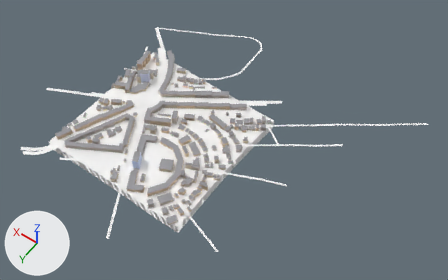
Before and after pictures for a commit that changed the glTF model public/tiles/1/-4_-5.glb.
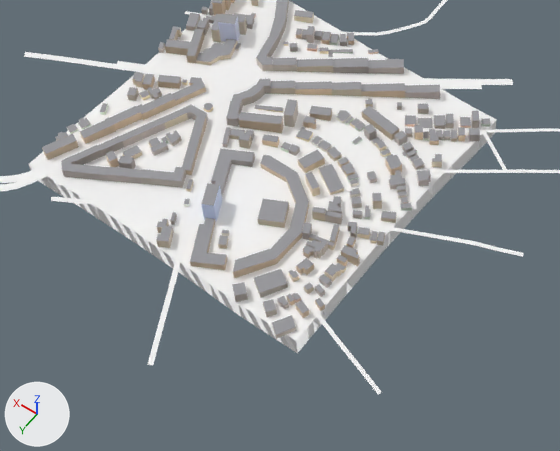
There are two pictures of each version: one whole from a camera (50 mm lens) standing at (-2678.0, 3214.0, 1644.0) and looking at (-1966.0, 2217.0, 77.0), one close up on the part from 8% to 68% of the width and 22% to 100% of the height. Every picture has the same lights, and +X, +Y and +Z are marked at lower left. The older version's two pictures come first. Where no turn or scale is listed for an object, it has been applied to the vertices. Vertices at exactly the same position are counted once.

Objects in the first close-up: 't1_-4_-5'.
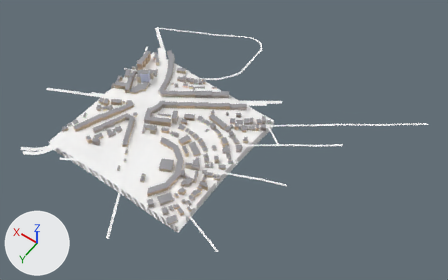
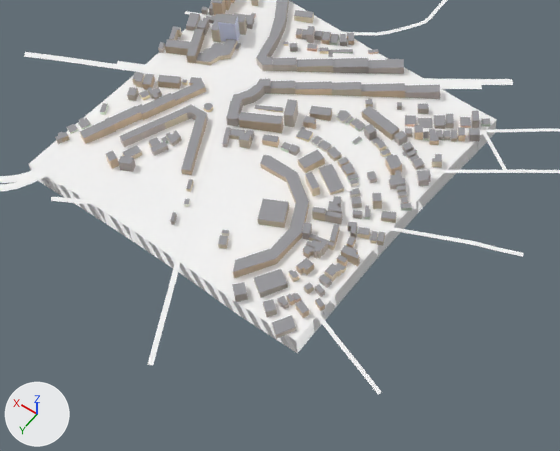
Where the newer file only moved an object's origin or applied its transform, the numbers keep the older frame.

What the commit changed:
me_t1__4__5 is used by ob_t1__4__5; location (-1917.0, 2232.0, 90.0).
me_t1__4__5 had 6246 vertices, 8472 faces and spanned x -550.0..550.0, y -476.0..476.0, z -56.0..56.0.
me_t1__4__5 now has 6130 vertices, 8303 faces and spans x -550.0..550.0, y -476.0..476.0, z -56.0..48.0.
me_t1__4__5 part 1: the loose piece of 24 vertices spanning x 105.0..140.0, y 290.0..327.0, z 15.0..32.0 is deleted.
me_t1__4__5 part 2: the loose piece of 16 vertices spanning x 19.0..94.0, y 246.0..324.0, z 10.0..24.0 is deleted.
me_t1__4__5 part 3: the loose piece of 16 vertices spanning x 99.0..158.0, y 119.0..218.0, z 13.0..26.0 is deleted.
me_t1__4__5 part 4: the loose piece of 8 vertices spanning x 80.0..114.0, y 211.0..253.0, z 17.0..56.0 is deleted.
me_t1__4__5 part 5: the loose piece of 8 vertices spanning x 343.0..377.0, y 253.0..305.0, z 13.0..31.0 is deleted.
Part 6, on me_t1__4__5:
44 vertices are removed from x 159.0..332.0, y 207.0..315.0, z 15.0..36.0.
127 faces are deleted.
56 new faces join them, mat_far_terrain (white #ffffff).
Other edits to the shape of me_t1__4__5 do not show in these pictures.

What differs and where, as boxes [x1, y1, x2, y2] in the close-ups (560 x 451 px):
part 1 of me_t1__4__5, deleted
    before: [156, 219, 174, 248]
part 2 of me_t1__4__5, deleted
    before: [190, 218, 227, 270]
part 3 of me_t1__4__5, deleted
    before: [211, 148, 255, 195]
part 4 of me_t1__4__5, deleted
    before: [201, 183, 222, 221]
part 5 of me_t1__4__5, deleted
    before: [42, 134, 79, 160]
part 6 of me_t1__4__5, cut back
    both: [45, 125, 492, 339]
